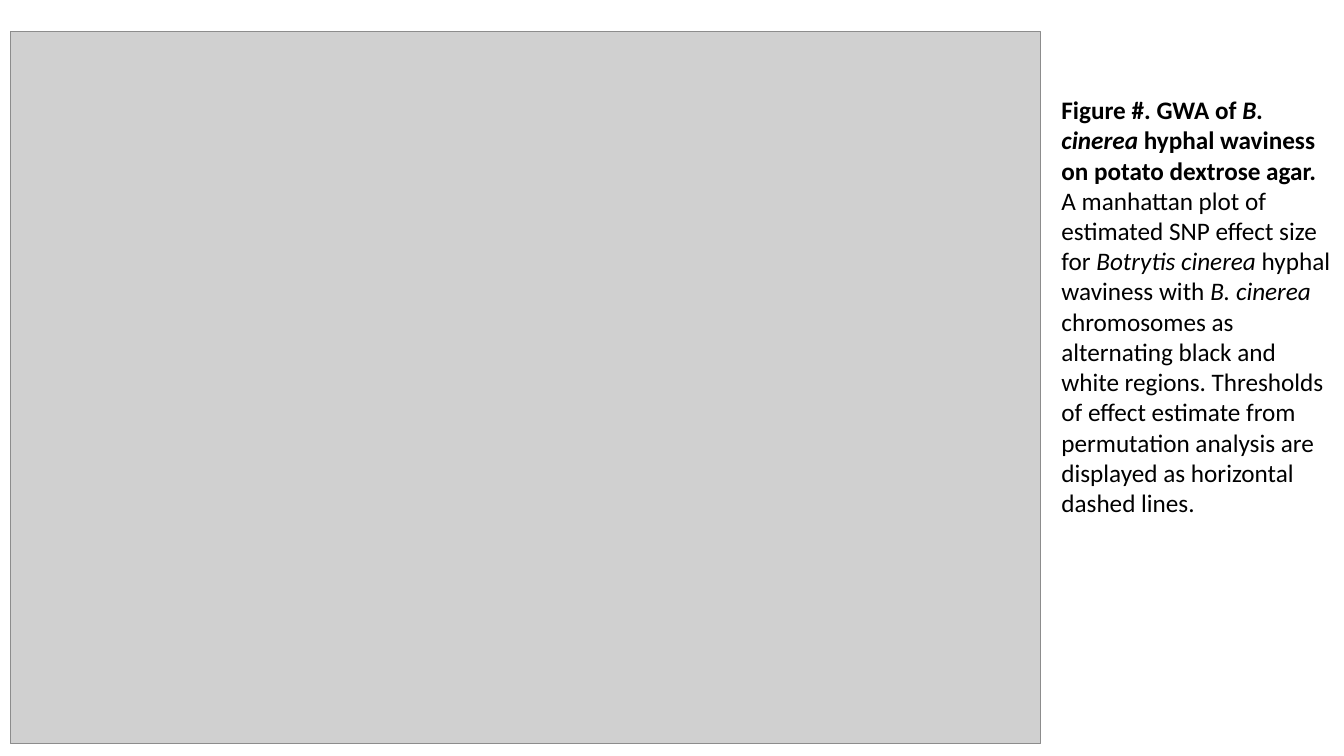
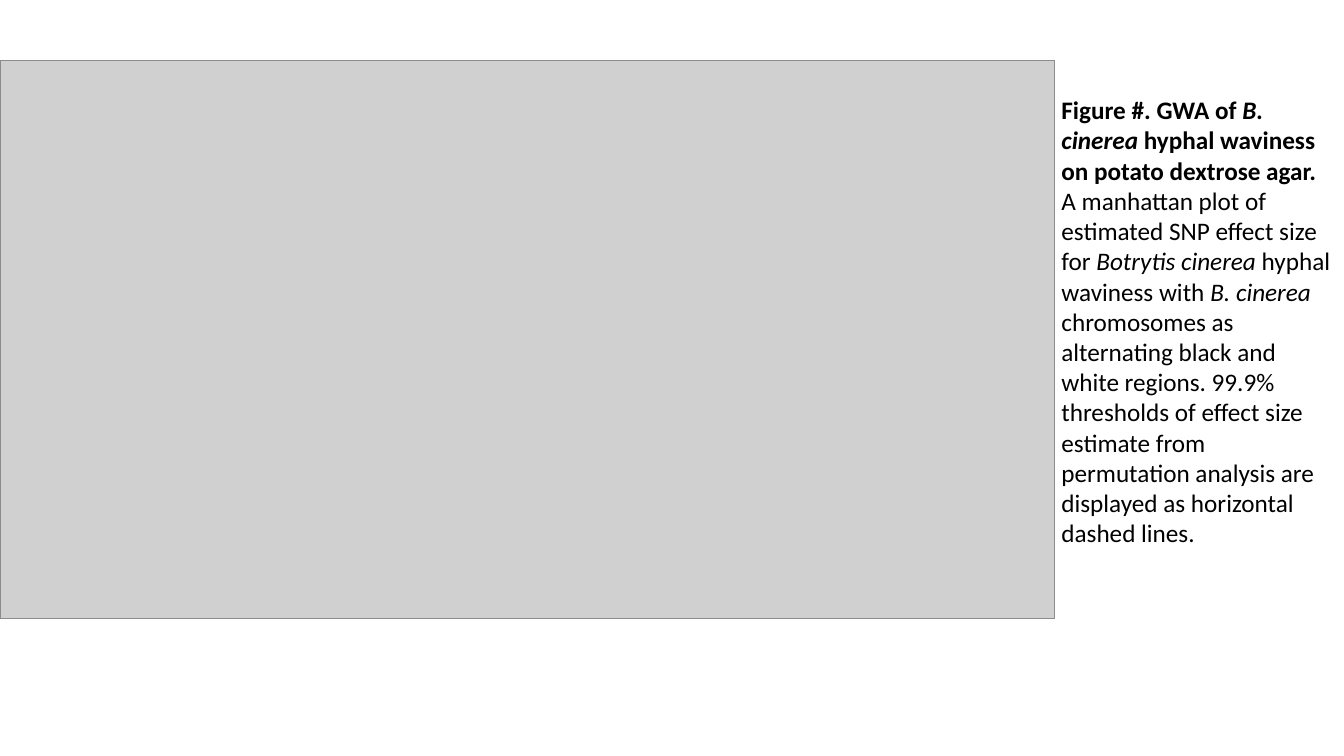
Before and after one commit to JosueVega/Hwaviness, a slide deck: slide 6 of paper/HWavinessGraphs_Figs_Capt.pptx. Drawn at 1344x756 pixels with LibreOffice and Linux fonts; fonts in the diff are those of the drawing; grey boxes stand for pictures. Boxes give left, top, right and bottom in pixels: in the first picture for what was removed or moved away, otherwise in the second. Text is boxed around its words. In the diff, an @@ line names an element or a change of style, - is before the commit and + after.

```diff
--- a/paper/HWavinessGraphs_Figs_Capt.pptx
+++ b/paper/HWavinessGraphs_Figs_Capt.pptx
@@ picture: place and size @@
-picture at bbox=[10, 31, 1041, 744]
+picture at bbox=[0, 60, 1056, 619]
@@ text at bbox=[1061, 192, 1330, 543]: text changed @@
-A manhattan plot of estimated SNP effect size for Botrytis cinerea hyphal waviness with B. cinerea chromosomes as alternating black and white regions. Thresholds of effect estimate from permutation analysis are displayed as horizontal dashed lines.
+A manhattan plot of estimated SNP effect size for Botrytis cinerea hyphal waviness with B. cinerea chromosomes as alternating black and white regions. 99.9% thresholds of effect size estimate from permutation analysis are displayed as horizontal dashed lines.
```
Also in this commit, not shown: 3 other slides changed, 5 slides added, 6 slides removed, 7 other files.
